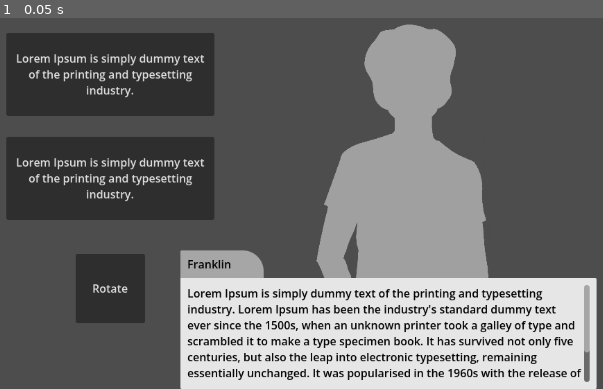
Above: before the commit, frame 1.
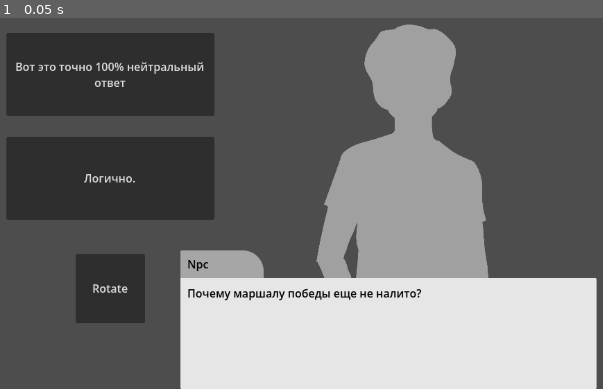
Above: after the commit, the same moment.

Repository: Ivan9511/conversational-pawnshop
Game: Godot game, scene res://features/game/game_root.tscn
Same seed, same stepped clock (60 frames per second), same inputs: the game is played once before the commit and once after it. The project has no main scene, so this scene is started directly.
Inputs:
- Up to frame 1 (0.05 s): no input

The runs differ from the first frame. In frame 1, 7.2% of the frame differs, in the area x 2-98%, y 9-99%.

Commit message:
feat(dialogue): Displaying questions and answers in UI

Diff:
--- /dev/null
+++ b/entities/dialogue_bubble/dialogue_bubble.gd
@@ -0,0 +1,10 @@
+extends Control
+class_name DialogueBubble
+
+@onready var name_label: Label = $VBoxContainer/NamePanel/MarginContainer/NameLabel
+@onready var text_label: RichTextLabel = $VBoxContainer/TextPanel/MarginContainer/RichTextLabel
+
+
+func set_dialogue(speaker_name: String, text: String) -> void:
+	name_label.text = speaker_name
+	text_label.text = text
--- a/entities/dialogue_bubble/dialogue_bubble.tscn
+++ b/entities/dialogue_bubble/dialogue_bubble.tscn
@@ -1,4 +1,6 @@
 [gd_scene format=3 uid="uid://yhovkud44iwq"]
+
+[ext_resource type="Script" uid="uid://c1nd5lvipl33m" path="res://entities/dialogue_bubble/dialogue_bubble.gd" id="1_cbw6v"]
 
 [sub_resource type="StyleBoxFlat" id="StyleBoxFlat_mr84r"]
 bg_color = Color(0.65, 0.65, 0.65, 1)
@@ -20,6 +22,7 @@
 anchor_bottom = 1.0
 grow_horizontal = 2
 grow_vertical = 2
+script = ExtResource("1_cbw6v")
 
 [node name="VBoxContainer" type="VBoxContainer" parent="." unique_id=1797317781]
 layout_mode = 0
--- a/features/game/game_root.gd
+++ b/features/game/game_root.gd
@@ -6,6 +6,14 @@
 @onready var npc_spawn_point: Node2D = $NpcSpawnPoint
 var npc_scene: PackedScene
 var rng := RandomNumberGenerator.new()
+
+@onready var ui_scene: Control = $CanvasLayer/GameRootUi
+
+var current_npc: Node2D = null
+var current_question: Dictionary = {}
+var current_ctx: Dictionary = {}
+var dialogue_flags: Dictionary = {}
+
 
 func _ready() -> void:
 	rng.randomize()
@@ -16,6 +24,8 @@
 		return
 
 	spawn_random_npc()
+
+	start_dialogue()
 
 
 func spawn_random_npc() -> void:
@@ -28,6 +38,8 @@
 	npc_instance.data = npc_data
 	npc_instance.global_position = npc_spawn_point.global_position
 	add_child(npc_instance)
+
+	current_npc = npc_instance
 
 
 func get_random_npc_data() -> NPCData:
@@ -58,3 +70,41 @@
 		return null
 
 	return npc_data
+
+
+func start_dialogue():
+	if current_npc == null:
+		push_error("start_dialogue: current_npc == null")
+		return {}
+
+	var npc_data: NPCData = current_npc.data
+
+	current_ctx = DialogueManager.make_context(
+		npc_data,
+		PlayerState,
+		dialogue_flags
+	)
+
+	var question: Variant = DialogueManager.get_question(
+		npc_data,
+		PlayerState,
+		dialogue_flags
+	)
+
+	if question == null:
+		print("Dialogue: no suitable question for this NPC")
+		current_question = {}
+		return {}
+
+	current_question = question
+
+	var answers: Array = DialogueManager.get_answers(current_question, current_ctx)
+
+	ui_scene.set_dialogue(current_npc.name, current_question.get("text"))
+	ui_scene.set_answers(answers)
+
+	print("--- QUESTION ---")
+	print(current_question.get("text", ""))
+	print("--- ANSWERS ---")
+	for o in answers:
+		print("- ", o.get("text", ""))
--- /dev/null
+++ b/features/game/game_root_ui.gd
@@ -0,0 +1,40 @@
+extends Control
+class_name CashboxGameUI
+
+signal action_pressed
+signal answer_pressed(slot: int)
+
+@onready var first_answer_button: Button = $MainMarginContainer/ButtonsMarginContainer/AnswerVBoxContainer/FirstAnswerButton
+@onready var second_answer_button: Button = $MainMarginContainer/ButtonsMarginContainer/AnswerVBoxContainer/SecondAnswerButton
+
+@onready var bubble: DialogueBubble = $DialogueBubbleMarginContainer/DialogueBubble
+
+
+func _ready() -> void:
+	first_answer_button.pressed.connect(func(): _on_answer_button_pressed(0))
+	second_answer_button.pressed.connect(func(): _on_answer_button_pressed(1))
+	pass
+
+func _on_answer_button_pressed(slot: int) -> void:
+	print("[UI] answer pressed slot:", slot)
+	answer_pressed.emit(slot)
+
+
+func _on_action_button_pressed() -> void:
+	print("[UI] action pressed")
+	action_pressed.emit()
+
+
+func set_answers(answers: Array):
+	first_answer_button.text = answers[0].get("text")
+	second_answer_button.text = answers[1].get("text")
+
+func set_answer_page(text0: String, text1: String, enabled0: bool, enabled1: bool) -> void:
+	first_answer_button.text = text0
+	second_answer_button.text = text1
+	first_answer_button.disabled = not enabled0
+	second_answer_button.disabled = not enabled1
+
+
+func set_dialogue(speaker_name: String, text: String) -> void:
+	bubble.set_dialogue(speaker_name, text)
--- a/features/game/game_root_ui.tscn
+++ b/features/game/game_root_ui.tscn
@@ -1,5 +1,6 @@
 [gd_scene format=3 uid="uid://dvra05ncao6wx"]
 
+[ext_resource type="Script" uid="uid://b64r6vv7yst7" path="res://features/game/game_root_ui.gd" id="1_ve2ou"]
 [ext_resource type="PackedScene" uid="uid://yhovkud44iwq" path="res://entities/dialogue_bubble/dialogue_bubble.tscn" id="2_owwi8"]
 
 [node name="GameRootUi" type="Control" unique_id=338586282]
@@ -9,6 +10,7 @@
 anchor_bottom = 1.0
 grow_horizontal = 2
 grow_vertical = 2
+script = ExtResource("1_ve2ou")
 
 [node name="MainMarginContainer" type="MarginContainer" parent="." unique_id=1207412309]
 layout_mode = 1
Not shown, added: entities/dialogue_bubble/dialogue_bubble.gd.uid
Not shown, added: features/game/game_root_ui.gd.uid
